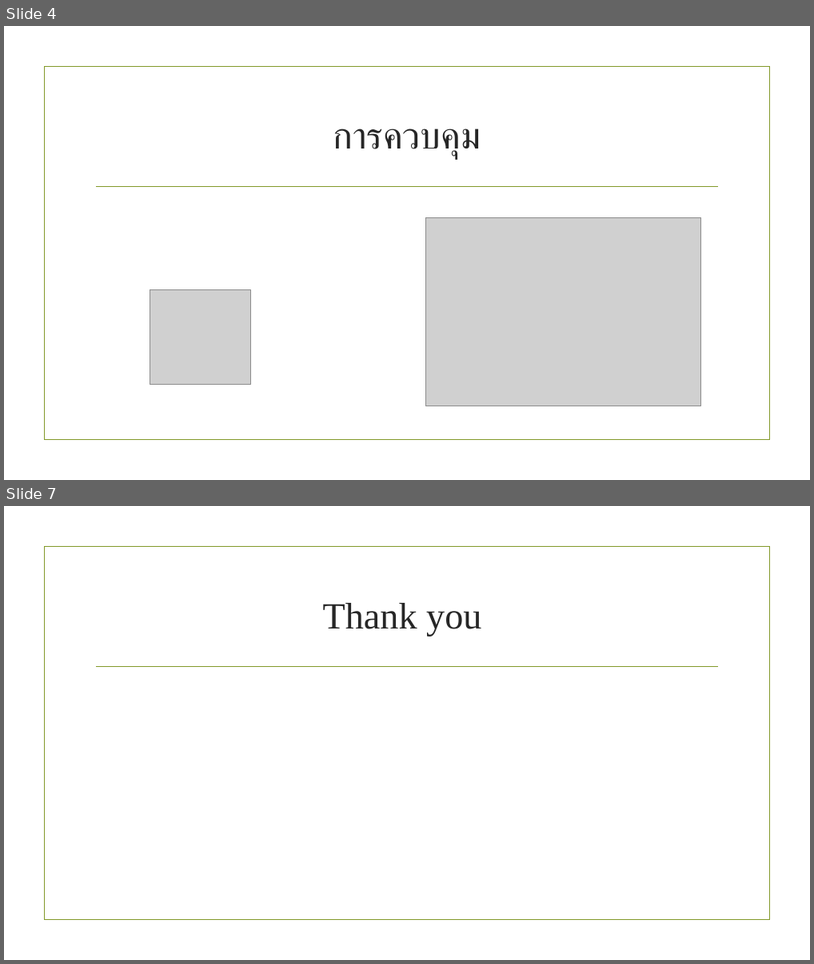
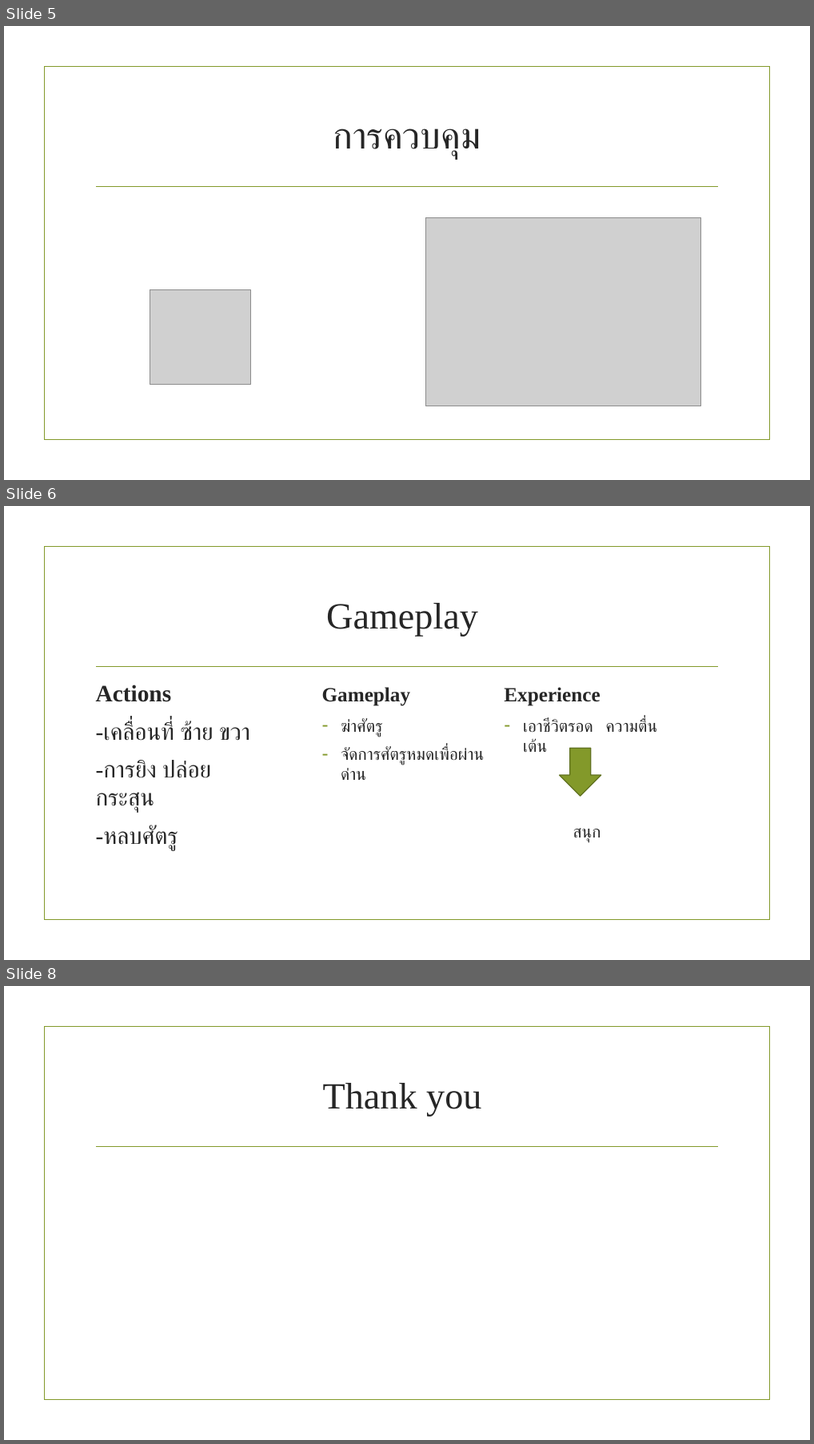
Before and after one commit to jrockl2z/G-2560-21-, a slide deck: Enterprise ship.pptx. Shown one above the other, each under a label of ours: slides 4 and 7 before the commit, slides 5, 6 and 8 after it; the slides between them are not shown. The pictures are 814x964 and 814x1444 pixels, drawn with LibreOffice and Linux fonts; fonts in the diff are those of the drawing; grey boxes stand for pictures; background and template pictures are left out. Boxes give left, top, right and bottom in pixels: in the first picture for what was removed or moved away, otherwise in the second. Text is boxed around its words. In the diff, an @@ line names an element or a change of style, - is before the commit and + after.

```diff
--- a/Enterprise ship.pptx
+++ b/Enterprise ship.pptx
@@ slide 6 added at (4, 506, 810, 960), background picture (left out); not listed: 2 template elements that a slide beside it also shows @@
@@ title added at (326, 603, 478, 636), 44 pt, text #262626 @@
+Gameplay
@@ text added at (96, 684, 250, 848), 28 pt, text #262626 @@
+Actions
+-เคลื่อนที่ ซ้าย ขวา
+-การยิง ปล่อยกระสุน
+-หลบศัตรู
@@ text added at (322, 687, 484, 765), 20 pt, text #262626 @@
+Gameplay
+– ฆ่าศัตรู
+– จัดการศัตรูหมดเพื่อผ่านด่าน
@@ text added at (504, 687, 658, 842), 20 pt, text #262626 @@
+Experience
+– เอาชีวิตรอด ความตื่นเต้น
+    สนุก
@@ down arrow added at (560, 748, 602, 796), fill #83992A, outline #61711F 1.25 pt @@
@@ what was slide 4 is now slide 5 @@
@@ what was slide 7 is now slide 8 @@
```
Also in this commit, not shown: 2 slides changed, 1 other slide added, 1 slide removed.
